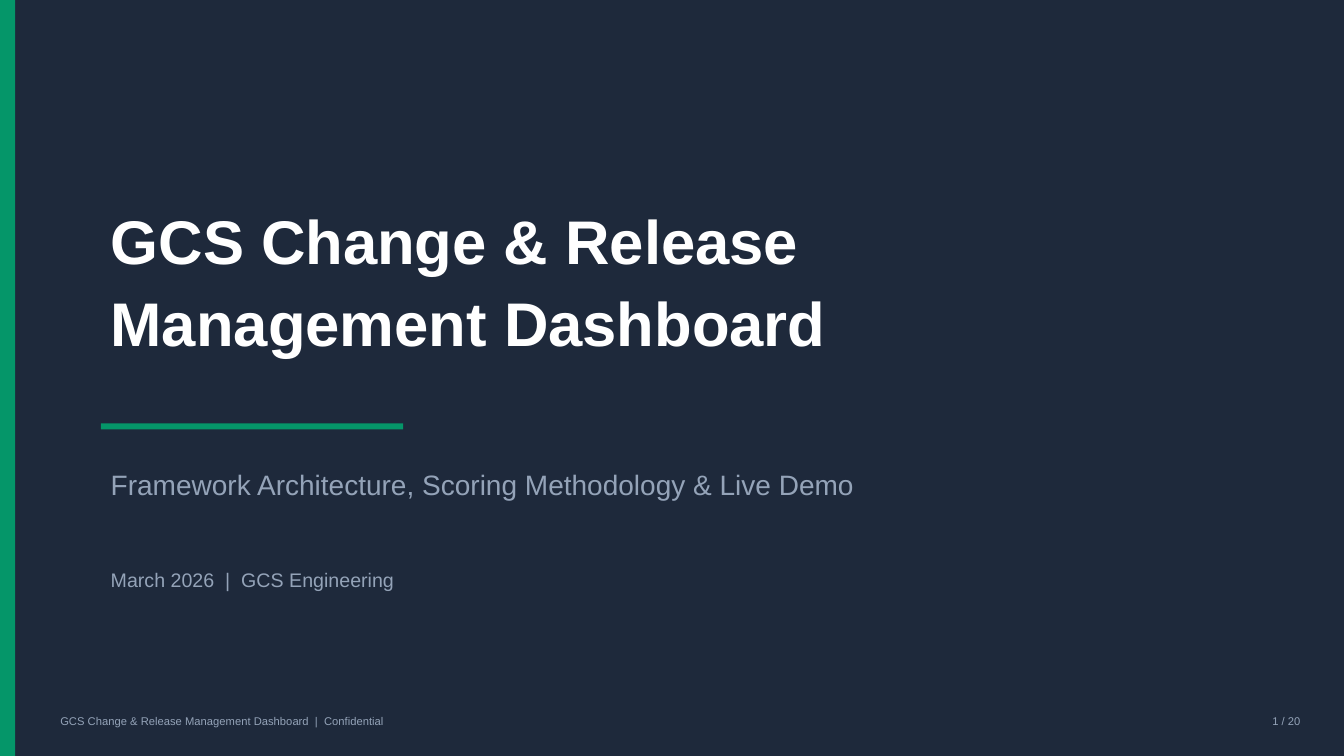
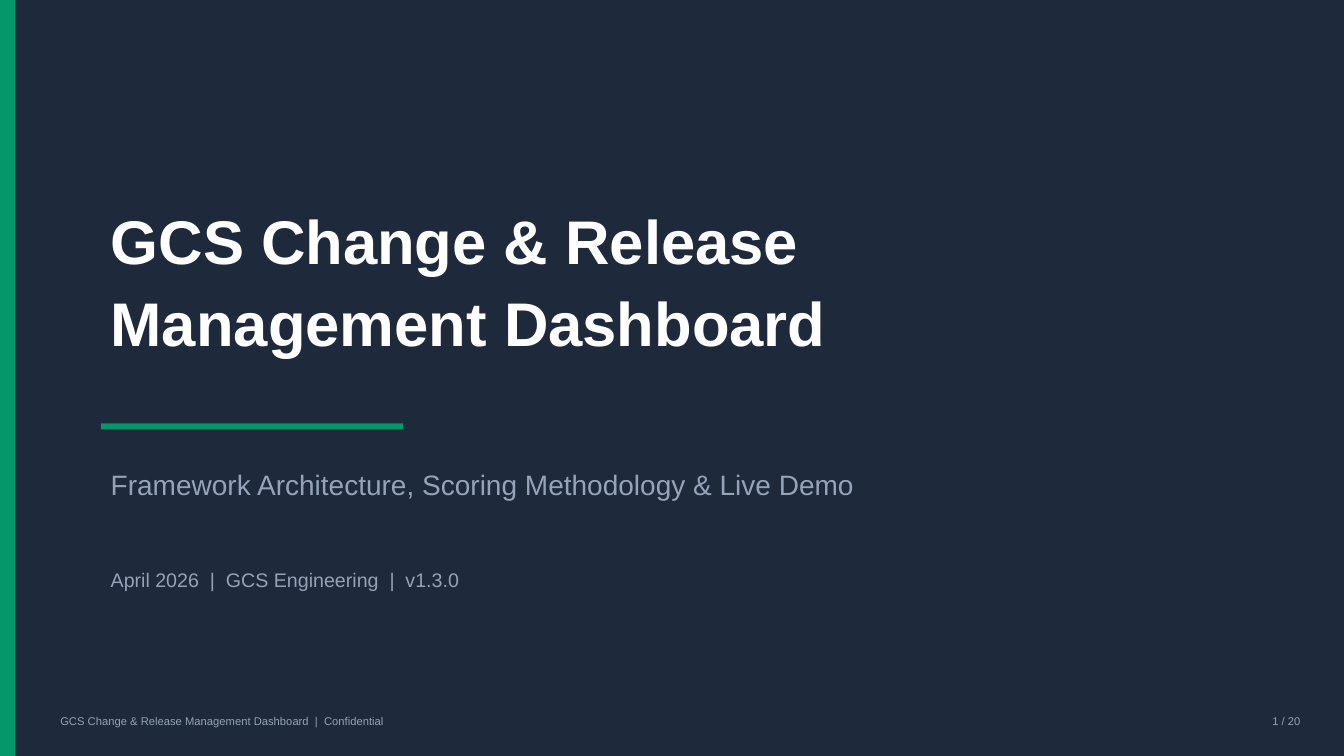
Before and after one commit to jj-shen99/changefabric, a slide deck: slide 1 of docs/GCS_Change_Release_Dashboard.pptx. Drawn at 1344x756 pixels with LibreOffice and Linux fonts; fonts in the diff are those of the drawing. Boxes give left, top, right and bottom in pixels: in the first picture for what was removed or moved away, otherwise in the second. Text is boxed around its words. In the diff, an @@ line names an element or a change of style, - is before the commit and + after.

```diff
--- a/docs/GCS_Change_Release_Dashboard.pptx
+++ b/docs/GCS_Change_Release_Dashboard.pptx
@@ text at bbox=[111, 573, 458, 591]: text changed @@
-March 2026 | GCS Engineering
+April 2026 | GCS Engineering | v1.3.0
```
Also in this commit, not shown: 16 other slides changed, 4 other files.
